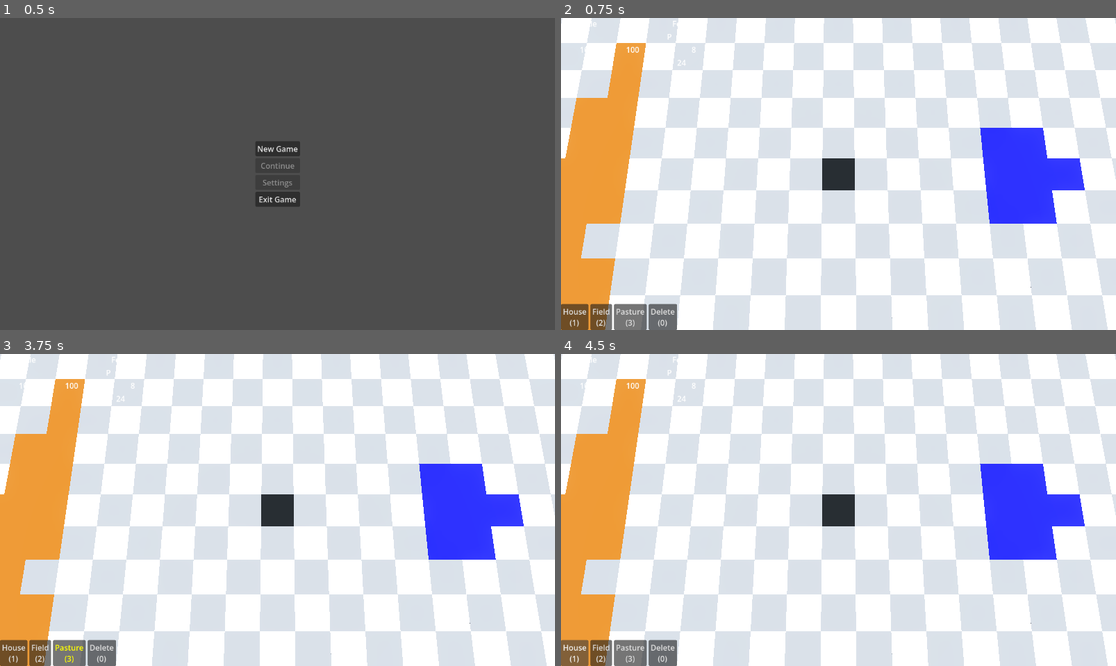
Above: before the commit, frames 1-4 (two rows, left to right).
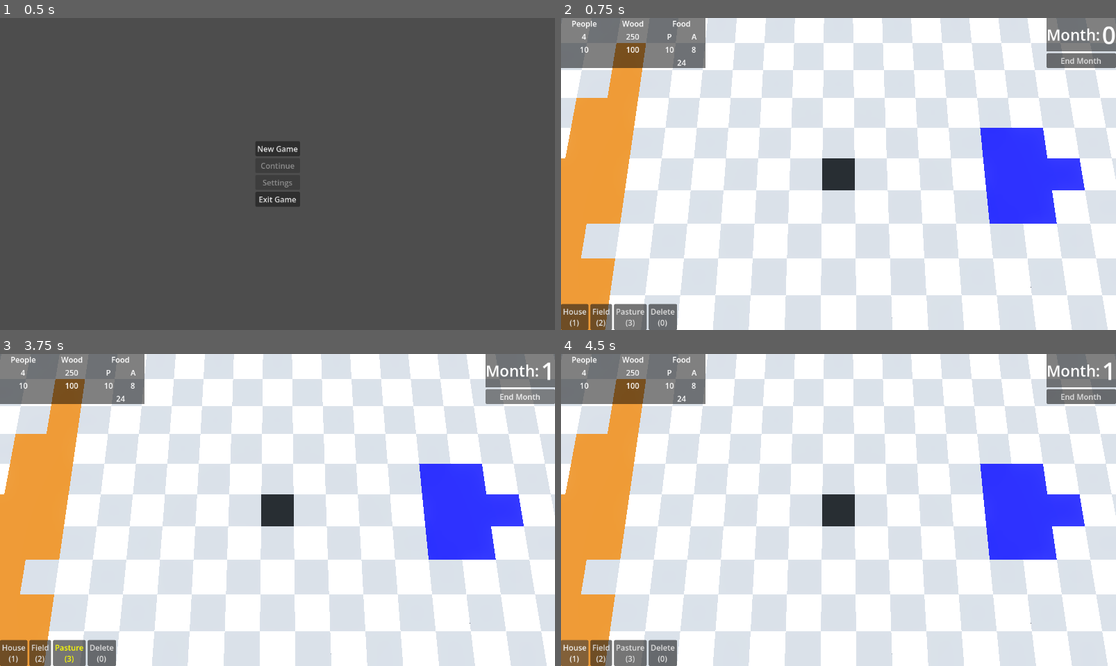
Above: after the commit, the same moments.

Repository: KaschaArtem/Hamlet
Game: Godot game, scene res://scenes/active_scenes/main_menu.tscn
The game is run twice, just before and just after one commit, with the same random seed, the same clock (stepped at 60 frames per second) and the same inputs.
Inputs (mouse positions are in pixels of both pictures, inside the frame that each line leads up to):
- Up to frame 1 (0.5 s): no input
- Up to frame 2 (0.75 s): click "New Game" at 0.5 s
- Up to frame 3 (3.75 s): click "House (1)" at 1.25 s; click "Field (2)" at 2 s; click "Pasture (3)" at 2.75 s; click (521, 397) at 3.5 s, where only the run after the commit has a clickable "End Month"
- Up to frame 4 (4.5 s): click "House (1)" at 4.25 s

Frame 1 is identical in both runs. In frame 2, 5.9% of the frame differs, in the area x 0-100%, y 0-17%; in frame 3, 5.9%; in frame 4, 6.0%.

Commit message:
added month ending

Diff:
--- a/project.godot
+++ b/project.godot
@@ -18,6 +18,7 @@
 [autoload]
 
 SceneManager="*uid://c16iybwjkamlr"
+GameManager="*uid://dluinc6g6l5mq"
 
 [debug]
 
@@ -105,6 +106,11 @@
 "events": [Object(InputEventKey,"resource_local_to_scene":false,"resource_name":"","device":0,"window_id":0,"alt_presse …(189 unchanged characters)…
 ]
 }
+end_month={
+"deadzone": 0.0,
+"events": [Object(InputEventKey,"resource_local_to_scene":false,"resource_name":"","device":0,"window_id":0,"alt_pressed":false,"shift_pressed":false,"ctrl_pressed":false,"meta_pressed":false,"pressed":false,"keycode":0,"physical_keycode":32,"key_label":0,"unicode":0,"location":0,"echo":false,"script":null)
+]
+}
 
 [physics]
 
--- a/scenes/active_scenes/game.tscn
+++ b/scenes/active_scenes/game.tscn
@@ -11,6 +11,7 @@
 [ext_resource type="PackedScene" uid="uid://dlure545d2ipp" path="res://scenes/game_scenes/objects/tree.tscn" id="8_inwm1"]
 [ext_resource type="PackedScene" uid="uid://bktngcc427rq0" path="res://scenes/game_scenes/objects/water.tscn" id="9_cq3oe"]
 [ext_resource type="PackedScene" uid="uid://dx75bnqqvdm21" path="res://scenes/game_scenes/user_interface/buildings_ui.tscn" id="12_7f75v"]
+[ext_resource type="PackedScene" uid="uid://duhr3mswrolme" path="res://scenes/game_scenes/user_interface/time_ui.tscn" id="13_0eppp"]
 [ext_resource type="PackedScene" uid="uid://cedvrgudrsxyh" path="res://scenes/game_scenes/user_interface/resources_ui.tscn" id="13_g6mbv"]
 
 [sub_resource type="ProceduralSkyMaterial" id="ProceduralSkyMaterial_ggqa2"]
@@ -30,9 +31,8 @@
 script/source = "extends CanvasLayer
 "
 
-[node name="Game" type="Node3D" unique_id=691731226 node_paths=PackedStringArray("camera", "ground")]
+[node name="Game" type="Node3D" unique_id=691731226 node_paths=PackedStringArray("ground")]
 script = ExtResource("1_6djtn")
-camera = NodePath("Pivot/Camera3D")
 ground = NodePath("Ground")
 
 [node name="WorldEnvironment" type="WorldEnvironment" parent="." unique_id=414650152]
@@ -53,9 +53,8 @@
 tree_scene = ExtResource("8_inwm1")
 water_scene = ExtResource("9_cq3oe")
 
-[node name="Pivot" type="Node3D" parent="." unique_id=1567863974 node_paths=PackedStringArray("game", "ground", "camera")]
+[node name="Pivot" type="Node3D" parent="." unique_id=1567863974 node_paths=PackedStringArray("ground", "camera")]
 script = ExtResource("1_amqpi")
-game = NodePath("..")
 ground = NodePath("../Ground")
 camera = NodePath("Camera3D")
 
@@ -67,8 +66,10 @@
 [node name="UserInterface" type="CanvasLayer" parent="." unique_id=902251080]
 script = SubResource("GDScript_7f75v")
 
-[node name="BuildingsUI" parent="UserInterface" unique_id=139825313 node_paths=PackedStringArray("game") instance=ExtResource("12_7f75v")]
-game = NodePath("../..")
+[node name="BuildingsUI" parent="UserInterface" unique_id=139825313 instance=ExtResource("12_7f75v")]
 
 [node name="ResourcesUI" parent="UserInterface" unique_id=988245277 node_paths=PackedStringArray("game") instance=ExtResource("13_g6mbv")]
 game = NodePath("../..")
+
+[node name="TimeUI" parent="UserInterface" unique_id=1607769773 node_paths=PackedStringArray("game") instance=ExtResource("13_0eppp")]
+game = NodePath("../..")
--- a/scenes/game_scenes/user_interface/buildings_ui.tscn
+++ b/scenes/game_scenes/user_interface/buildings_ui.tscn
@@ -28,22 +28,26 @@
 
 [node name="HouseButton" type="Button" parent="Buildings" unique_id=1718671655]
 layout_mode = 2
+focus_mode = 0
 text = "House
 (1)"
 
 [node name="FieldButton" type="Button" parent="Buildings" unique_id=1108479608]
 layout_mode = 2
+focus_mode = 0
 text = "Field
 (2)
 "
 
 [node name="PastureButton" type="Button" parent="Buildings" unique_id=782249182]
 layout_mode = 2
+focus_mode = 0
 text = "Pasture
 (3)"
 
 [node name="DeleteButton" type="Button" parent="Buildings" unique_id=1515832089]
 layout_mode = 2
+focus_mode = 0
 text = "Delete
 (0)"
 
--- a/scenes/game_scenes/user_interface/resources_ui.tscn
+++ b/scenes/game_scenes/user_interface/resources_ui.tscn
@@ -15,6 +15,15 @@
 actual_plant_food = NodePath("Resources/Food/HBoxContainer/PlantFood/Actual")
 actual_animal_food = NodePath("Resources/Food/HBoxContainer/AnimalFood/Actual")
 max_food = NodePath("Resources/Food/Max")
+
+[node name="ColorRect" type="ColorRect" parent="." unique_id=1922388004]
+layout_mode = 1
+anchors_preset = 15
+anchor_right = 1.0
+anchor_bottom = 1.0
+grow_horizontal = 2
+grow_vertical = 2
+color = Color(0, 0, 0, 0.49803922)
 
 [node name="Resources" type="HBoxContainer" parent="." unique_id=421341636]
 layout_mode = 0
--- /dev/null
+++ b/scenes/game_scenes/user_interface/time_ui.tscn
@@ -0,0 +1,52 @@
+[gd_scene format=3 uid="uid://duhr3mswrolme"]
+
+[ext_resource type="Script" uid="uid://dslr84cf6luye" path="res://scripts/game/user_interface/time_ui.gd" id="1_s8yga"]
+
+[node name="TimeUI" type="Control" unique_id=1607769773 node_paths=PackedStringArray("month_count", "end_month_button")]
+layout_mode = 3
+anchors_preset = 1
+anchor_left = 1.0
+anchor_right = 1.0
+grow_horizontal = 0
+script = ExtResource("1_s8yga")
+month_count = NodePath("VBoxContainer/MonthCount/Count")
+end_month_button = NodePath("VBoxContainer/EndMonthButton")
+
+[node name="ColorRect" type="ColorRect" parent="." unique_id=345333560]
+layout_mode = 1
+anchors_preset = 1
+anchor_left = 1.0
+anchor_right = 1.0
+offset_left = -144.0
+offset_bottom = 69.0
+grow_horizontal = 0
+color = Color(0, 0, 0, 0.49803922)
+
+[node name="VBoxContainer" type="VBoxContainer" parent="." unique_id=1035853025]
+layout_mode = 1
+anchors_preset = 1
+anchor_left = 1.0
+anchor_right = 1.0
+offset_left = -144.0
+offset_bottom = 69.0
+grow_horizontal = 0
+
+[node name="MonthCount" type="HBoxContainer" parent="VBoxContainer" unique_id=1075787740]
+layout_mode = 2
+
+[node name="Month" type="Label" parent="VBoxContainer/MonthCount" unique_id=1397682785]
+layout_mode = 2
+theme_override_font_sizes/font_size = 32
+text = "Month:"
+
+[node name="Count" type="Label" parent="VBoxContainer/MonthCount" unique_id=1236747930]
+layout_mode = 2
+theme_override_font_sizes/font_size = 50
+text = "0"
+
+[node name="EndMonthButton" type="Button" parent="VBoxContainer" unique_id=781305301]
+layout_mode = 2
+focus_mode = 0
+text = "End Month"
+
+[connection signal="pressed" from="VBoxContainer/EndMonthButton" to="." method="_on_end_month_button_pressed"]
--- /dev/null
+++ b/scripts/autoload/game_manager.gd
@@ -0,0 +1,14 @@
+extends Node
+
+
+var is_build_allowed: bool
+
+var building_action = -999
+
+
+func _ready():
+	get_tree().scene_changed.connect(_on_scene_changed)
+
+
+func _on_scene_changed():
+	building_action = -999
--- a/scripts/game/camera.gd
+++ b/scripts/game/camera.gd
@@ -1,6 +1,5 @@
 extends Node3D
 
-@export var game: Node3D
 @export var ground: Node3D
 @export var camera: Camera3D
 
@@ -115,10 +114,10 @@
 	var ray_end = ray_origin + ray_dir * 1000
 	var query = PhysicsRayQueryParameters3D.create(ray_origin, ray_end)
 	var result = get_world_3d().direct_space_state.intersect_ray(query)
-	if result and game.building_action != -999:
+	if result and GameManager.building_action != -999:
 		var tile_body = result.collider
 		var tile = tile_body.get_parent()
-		ground.build_grid_tile(tile, game.building_action)
+		ground.build_grid_tile(tile, GameManager.building_action)
 
 func _input(event):
 	if event is InputEventMouseButton \
--- a/scripts/game/game.gd
+++ b/scripts/game/game.gd
@@ -1,9 +1,9 @@
 extends Node3D
 
-@export var camera: Camera3D
 @export var ground: Node3D
 
 signal resources_changed
+signal turn_ended(month_count)
 
 @export var main_tile_human_capacity: int = 10
 @export var main_tile_wood_capacity: int = 100
@@ -30,8 +30,7 @@
 var max_wood_resource
 var max_food_resource
 
-
-var building_action = -999
+var month_count = 0
 
 
 func update_max_values() -> void:
@@ -70,6 +69,11 @@
 	resources_changed.emit()
 
 
+func end_month() -> void:
+	month_count += 1
+	turn_ended.emit(month_count)
+
+
 func _input(_event):
 	if Input.is_action_just_pressed("reload_game_scene"):
 		SceneManager.change_scene("res://scenes/active_scenes/game.tscn")
--- a/scripts/game/user_interface/buildings_ui.gd
+++ b/scripts/game/user_interface/buildings_ui.gd
@@ -1,6 +1,4 @@
 extends Control
-
-@export var game: Node3D
 
 @export var house_button: Button
 @export var field_button: Button
@@ -15,7 +13,7 @@
 
 
 func handle_building(action_index: int, button: Button) -> void:
-	game.building_action = action_index
+	GameManager.building_action = action_index
 	r_to_cancel_label.visible = true
 	if prev_button:
 		prev_button.remove_theme_color_override("font_color")
@@ -25,7 +23,7 @@
 		button.add_theme_color_override("font_color", Color.YELLOW)
 		prev_button = button
 func handle_cancel_building() -> void:
-	game.building_action = -999
+	GameManager.building_action = -999
 	r_to_cancel_label.visible = false
 	if prev_button:
 		prev_button.remove_theme_color_override("font_color")
--- /dev/null
+++ b/scripts/game/user_interface/time_ui.gd
@@ -0,0 +1,23 @@
+extends Control
+
+@export var game: Node3D
+
+@export var month_count: Label
+@export var end_month_button: Button
+
+
+func _ready() -> void:
+	game.turn_ended.connect(update_date)
+
+
+func update_date(count) -> void:
+	month_count.text = str(count)
+
+
+func _on_end_month_button_pressed() -> void:
+	game.end_month()
+
+
+func _input(_event):
+	if Input.is_action_just_pressed("end_month"):
+		game.end_month()
Not shown, added: scripts/autoload/game_manager.gd.uid
Not shown, added: scripts/game/user_interface/time_ui.gd.uid
